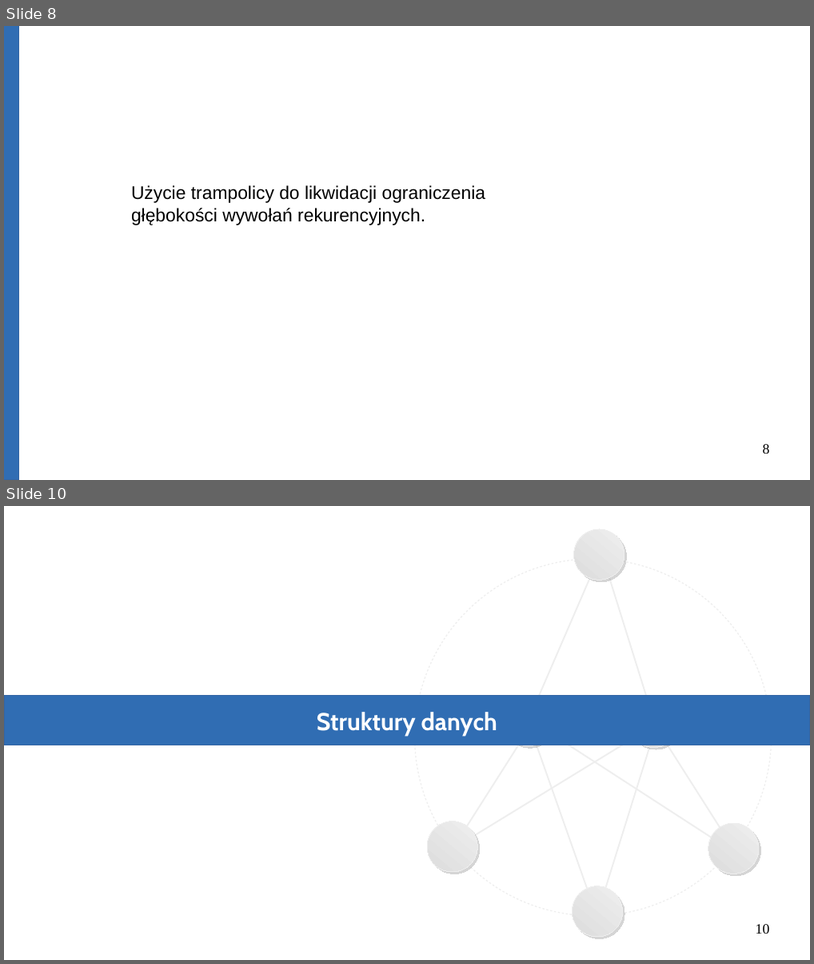
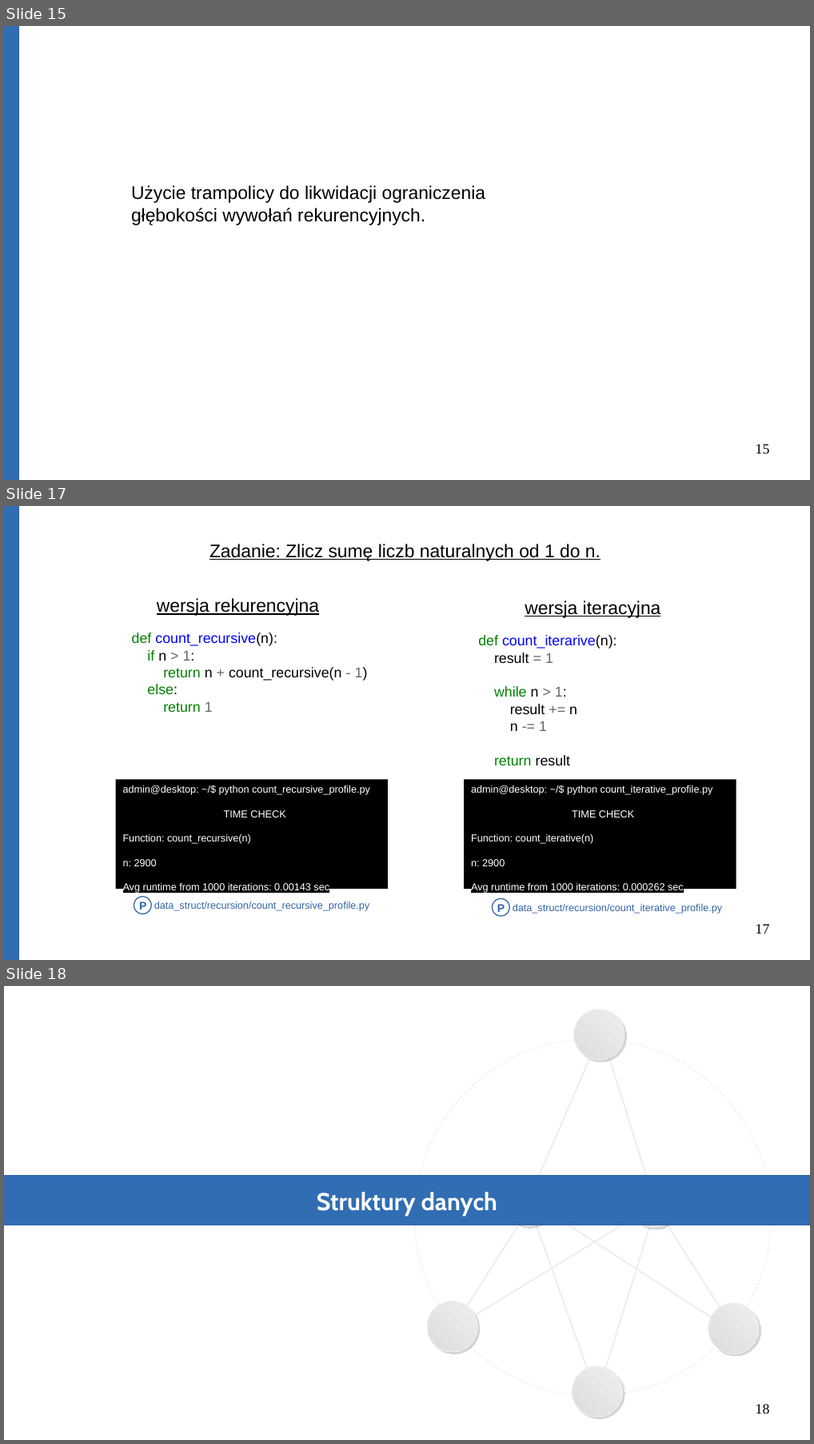
Before and after one commit to Michael-Wisniewski/algorithmic-workshop, a slide deck: Data_Structures.odp. Shown one above the other, each under a label of ours: slides 8 and 10 before the commit, slides 15, 17 and 18 after it; the slides between them are not shown. The pictures are 814x964 and 814x1444 pixels, drawn with LibreOffice and Linux fonts; fonts in the diff are those of the drawing. Boxes give left, top, right and bottom in pixels: in the first picture for what was removed or moved away, otherwise in the second. Text is boxed around its words. In the diff, an @@ line names an element or a change of style, - is before the commit and + after.

```diff
--- a/Data_Structures.odp
+++ b/Data_Structures.odp
@@ slide 17 added at [4, 506, 810, 960], background #FFFFFF @@
@@ rectangle added at [4, 506, 18, 960], fill #306DB3, outline #3465A4 0 pt @@
@@ text added at [210, 544, 601, 561], 18 pt, text #000000, underline @@
+Zadanie: Zlicz sumę liczb naturalnych od 1 do n.
@@ text added at [157, 598, 319, 616], 18 pt, text #000000, underline @@
+wersja rekurencyjna
@@ text added at [525, 600, 662, 618], 18 pt, text #000000, underline @@
+wersja iteracyjna
@@ text added at [132, 632, 368, 712], 14 pt, text #000000 @@
+def count_recursive(n):
+if n > 1:
+return n + count_recursive(n - 1)
+else:
+return 1
@@ text added at [478, 635, 618, 765], 14 pt, text #000000 @@
+def count_iterarive(n):
+result = 1
+while n > 1:
+result += n
+n -= 1
+return result
@@ rectangle added at [116, 779, 388, 888], fill #000000, 10 pt, text #FFFFFF @@
+admin@desktop: ~/$ python count_recursive_profile.py
+TIME CHECK
+Function: count_recursive(n)
+n: 2900
+Avg runtime from 1000 iterations: 0.00143 sec
@@ rectangle added at [464, 779, 737, 888], fill #000000, 10 pt, text #FFFFFF @@
+admin@desktop: ~/$ python count_iterative_profile.py
+TIME CHECK
+Function: count_iterative(n)
+n: 2900
+Avg runtime from 1000 iterations: 0.000262 sec
@@ ellipse added at [134, 896, 152, 913], fill #FFFFFF, outline #3465A4 0.99 pt @@
@@ text added at [139, 901, 146, 912], 11 pt, text #3465A4, bold @@
+P
@@ text added at [154, 901, 370, 911], 10 pt, text #3465A4 @@
+data_struct/recursion/count_recursive_profile.py
@@ ellipse added at [493, 898, 510, 916], fill #FFFFFF, outline #3465A4 0.99 pt @@
@@ text added at [498, 904, 505, 915], 11 pt, text #3465A4, bold @@
+P
@@ text added at [513, 904, 722, 913], 10 pt, text #3465A4 @@
+data_struct/recursion/count_iterative_profile.py
@@ page number added at [756, 924, 770, 933], 14 pt, text #000000 @@
+17
@@ what was slide 8 is now slide 15 @@
@@ page number at [756, 444, 770, 453]: text changed @@
-8
+15
@@ what was slide 10 is now slide 18 @@
@@ page number at [756, 1404, 770, 1413]: text changed @@
-10
+18
```
Also in this commit, not shown: 11 slides changed, 13 other slides added, 1 slide removed, 7 other files.
